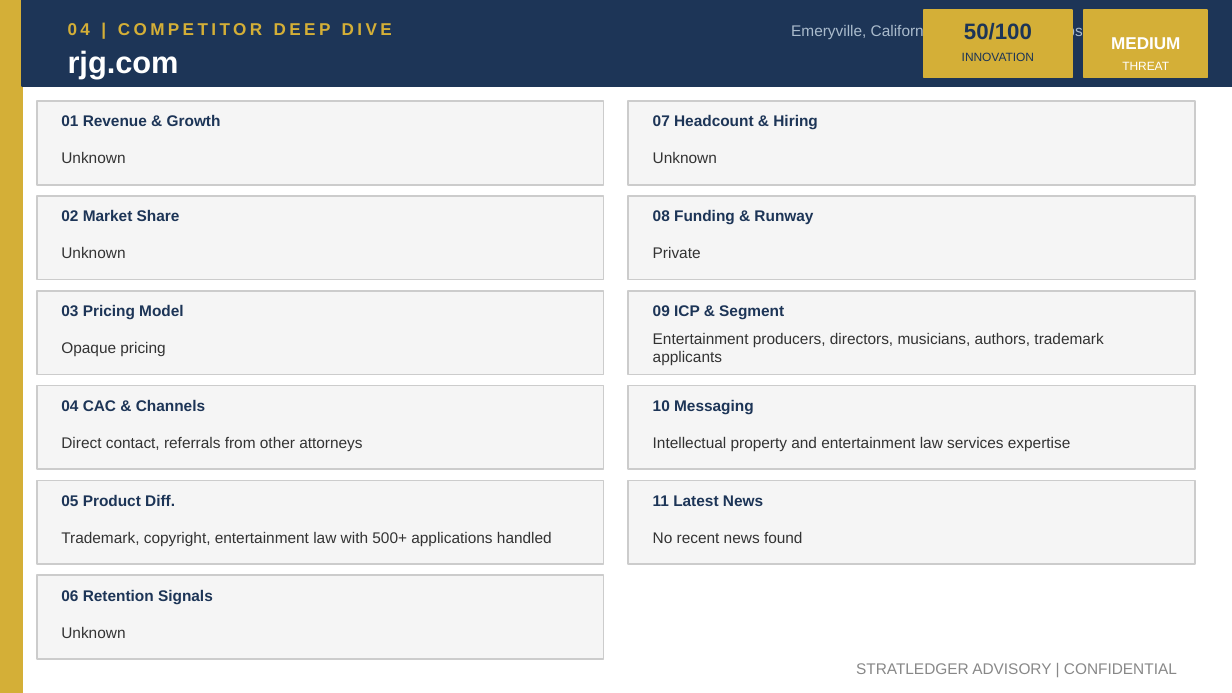
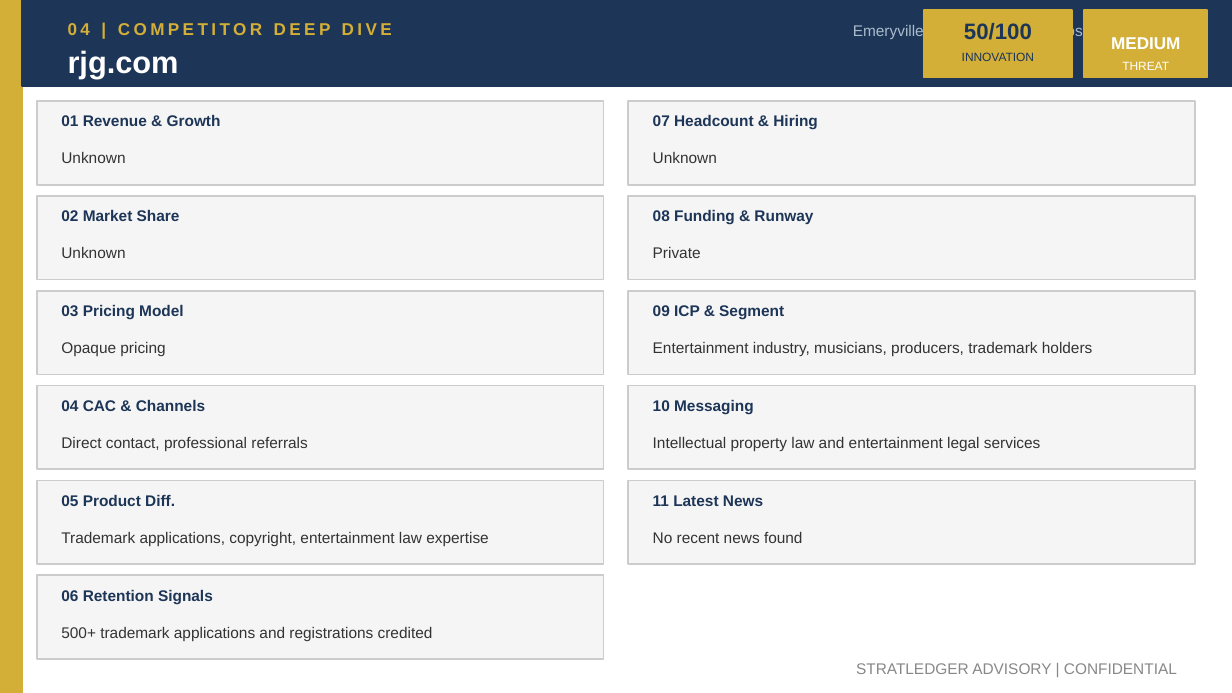
Before and after one commit to apexmakeshop-dot/droplet-commands, a slide deck: slide 6 of mesh_bioplastics_CI_Report.pptx. Drawn at 1232x693 pixels with LibreOffice and Linux fonts; fonts in the diff are those of the drawing. Boxes give left, top, right and bottom in pixels: in the first picture for what was removed or moved away, otherwise in the second. Text is boxed around its words. In the diff, an @@ line names an element or a change of style, - is before the commit and + after.

```diff
--- a/mesh_bioplastics_CI_Report.pptx
+++ b/mesh_bioplastics_CI_Report.pptx
@@ text at bbox=[853, 23, 1183, 39]: text changed @@
-Emeryville, California, United States | https://www.rjg.com
+Emeryville, California, USA | https://www.rjg.com
@@ text at bbox=[653, 342, 1092, 356]: text changed @@
-Entertainment producers, directors, musicians, authors, trademark applicants
+Entertainment industry, musicians, producers, trademark holders
@@ text at bbox=[61, 437, 307, 451]: text changed @@
-Direct contact, referrals from other attorneys
+Direct contact, professional referrals
@@ text at bbox=[653, 437, 1040, 451]: text changed @@
-Intellectual property and entertainment law services expertise
+Intellectual property law and entertainment legal services
@@ text at bbox=[61, 532, 489, 546]: text changed @@
-Trademark, copyright, entertainment law with 500+ applications handled
+Trademark applications, copyright, entertainment law expertise
@@ text at bbox=[61, 627, 433, 641]: text changed @@
-Unknown
+500+ trademark applications and registrations credited
```
Also in this commit, not shown: 4 other slides changed.
